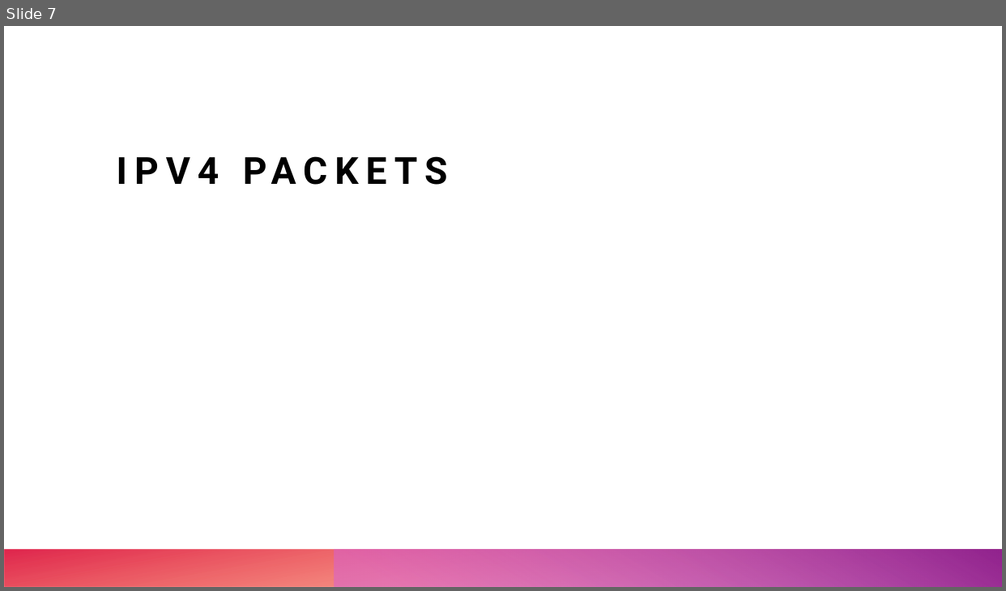
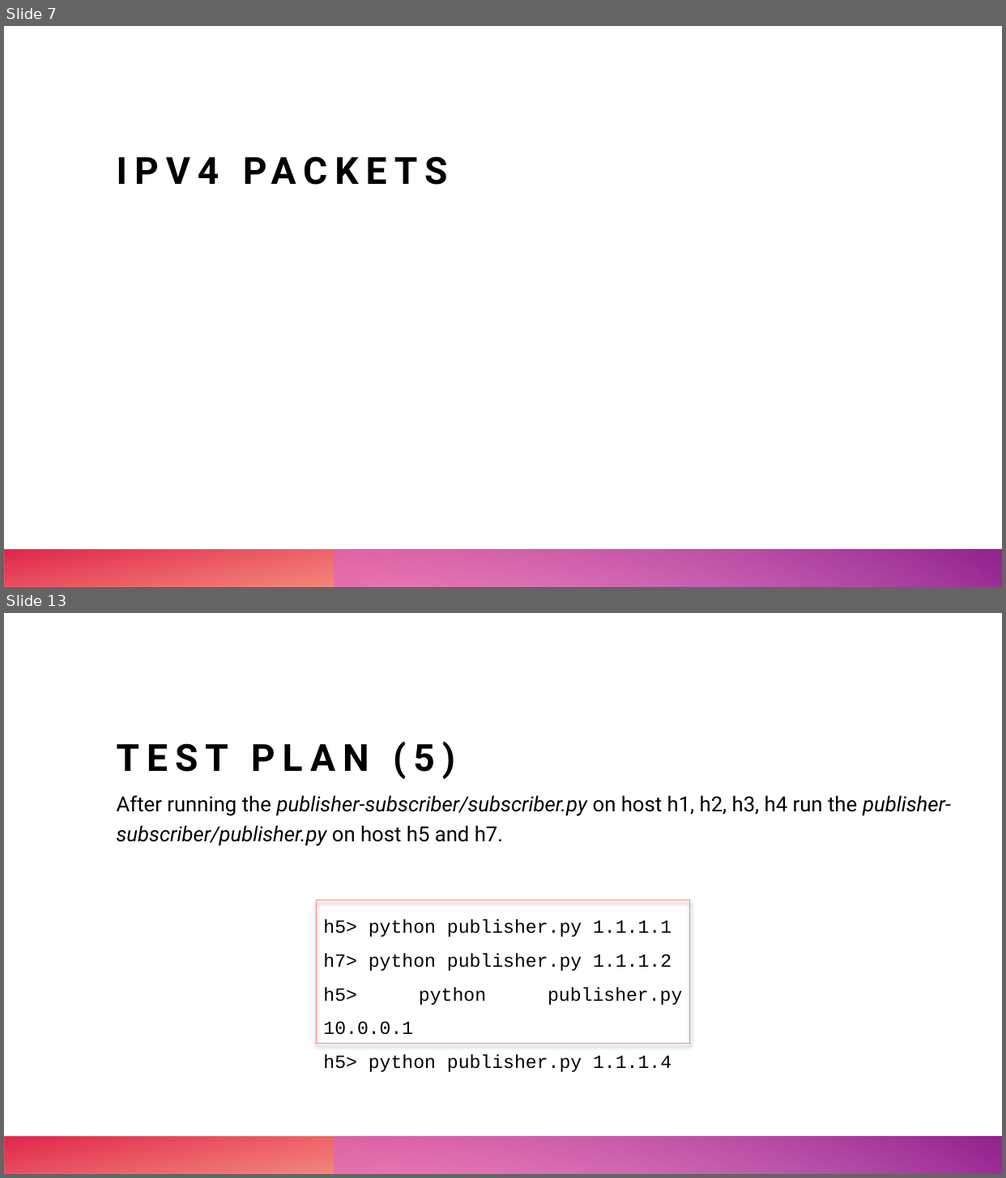
Before and after one commit to leonardopoggiani/ANAWS-project, a slide deck: DistributedMessageBroker.pptx. Shown one above the other, each under a label of ours: slide 7 before the commit, slides 7 and 13 after it; the slides between them are not shown. The pictures are 1006x591 and 1006x1178 pixels, drawn with LibreOffice and Linux fonts; fonts in the diff are those of the drawing. Boxes give left, top, right and bottom in pixels: in the first picture for what was removed or moved away, otherwise in the second. Text is boxed around its words. In the diff, an @@ line names an element or a change of style, - is before the commit and + after.

```diff
--- a/DistributedMessageBroker.pptx
+++ b/DistributedMessageBroker.pptx
@@ slide 13 added at (4, 613, 1002, 1174), background #FFFFFF; not listed: 2 template elements that a slide beside it also shows @@
@@ title added at (117, 741, 455, 779), 36 pt, text #000000, bold @@
+TEST PLAN (5)
@@ text added at (117, 795, 951, 846), 20 pt, text #000000, italic @@
+After running the publisher-subscriber/subscriber.py on host h1, h2, h3, h4 run the publisher-subscriber/publisher.py on host h5 and h7.
@@ rectangle added at (316, 901, 690, 1043), outline #FF907A 1 pt @@
@@ text added at (323, 920, 682, 1072), 18 pt, text #000000 @@
+h5> python publisher.py 1.1.1.1
+h7> python publisher.py 1.1.1.2
+h5> python publisher.py 10.0.0.1
+h5> python publisher.py 1.1.1.4
```
Also in this commit, not shown: 9 other slides added, 2 slides removed, 3 other files.
